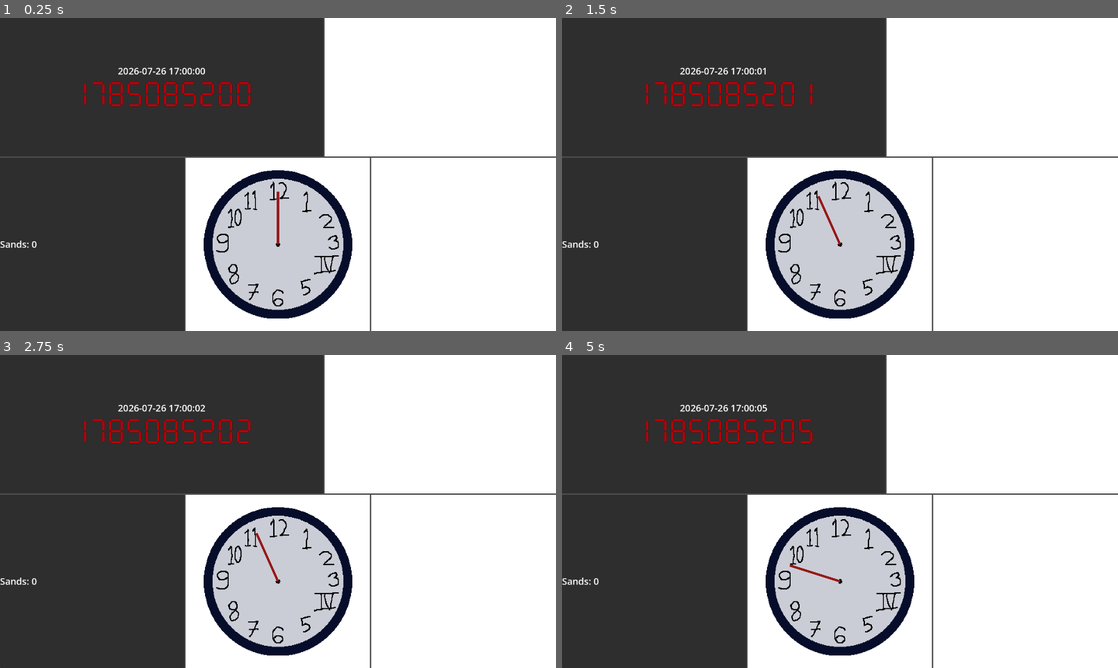
Above: before the commit, frames 1-4 (two rows, left to right).
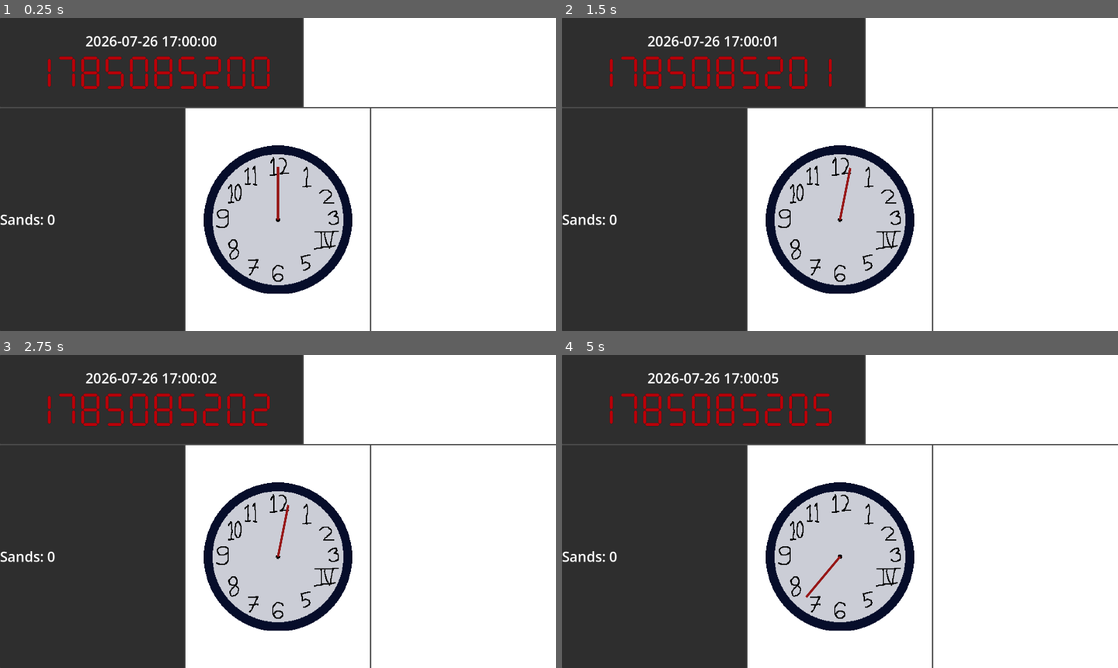
Above: after the commit, the same moments.

Repository: Aarfdark/gmtk-2026
Game: Godot game, scene res://main/main_hud.tscn
The game is run twice, just before and just after one commit, with the same random seed, the same clock (stepped at 60 frames per second) and the same inputs.
Inputs (mouse positions are in pixels of both pictures, inside the frame that each line leads up to):
- Up to frame 1 (0.25 s): no input
- Up to frame 2 (1.5 s): tap Enter at 0.5 s; move the mouse to (840, 243) at 0.52 s; press the mouse at (840, 243) at 0.53 s; move the mouse to (728, 190) at 1.27 s; release the mouse at (728, 190) at 1.28 s; click (728, 190) at 1.35 s
- Up to frame 3 (2.75 s): move the mouse to (333, 442) at 2.02 s; press the mouse at (333, 442) at 2.03 s
- Up to frame 4 (5 s): tap Space at 2.75 s; move the mouse to (812, 574) at 2.77 s; release the mouse at (812, 574) at 2.78 s; click (812, 574) at 2.85 s; move the mouse to (1006, 558) at 3.52 s; press the mouse at (1006, 558) at 3.53 s; tap Enter at 4.25 s; move the mouse to (673, 464) at 4.27 s; release the mouse at (673, 464) at 4.28 s; click (673, 464) at 4.35 s

The runs differ from the first frame. In frame 1, 15% of the frame differs, in the area x 0-100%, y 0-96%; in frame 2, 15%; in frame 3, 15%; in frame 4, 15%.

Commit message:
Shuffle some UI

Diff:
--- a/src/main/main_hud.tscn
+++ b/src/main/main_hud.tscn
@@ -8,7 +8,7 @@
 
 [sub_resource type="LabelSettings" id="LabelSettings_rqo1v"]
 font = ExtResource("4_7shfy")
-font_size = 96
+font_size = 128
 font_color = Color(0.72557825, 0, 0.03410189, 1)
 outline_size = 1
 outline_color = Color(0, 0, 0, 1)
@@ -35,7 +35,7 @@
 [node name="HBoxContainer" type="HBoxContainer" parent="VBoxContainer" unique_id=1237838188]
 layout_mode = 2
 size_flags_vertical = 3
-size_flags_stretch_ratio = 4.0
+size_flags_stretch_ratio = 2.0
 
 [node name="HBoxContainer" type="HBoxContainer" parent="VBoxContainer/HBoxContainer" unique_id=1609313665]
 layout_mode = 2
@@ -45,7 +45,7 @@
 layout_mode = 2
 size_flags_horizontal = 3
 size_flags_vertical = 3
-size_flags_stretch_ratio = 1.4
+size_flags_stretch_ratio = 1.2
 mouse_filter = 2
 
 [node name="VBoxContainer" type="VBoxContainer" parent="VBoxContainer/HBoxContainer/HBoxContainer/TIMECOUNTER" unique_id=1539254180]
@@ -55,6 +55,7 @@
 [node name="TimeLabelISO" type="Label" parent="VBoxContainer/HBoxContainer/HBoxContainer/TIMECOUNTER/VBoxContainer" unique_id=915000530]
 unique_name_in_owner = true
 layout_mode = 2
+text = "2026-07-27 17:00:00"
 horizontal_alignment = 1
 script = ExtResource("1_wdoo0")
 convert_to_iso = true
@@ -62,7 +63,7 @@
 [node name="TimeLabelUnix" type="Label" parent="VBoxContainer/HBoxContainer/HBoxContainer/TIMECOUNTER/VBoxContainer" unique_id=1916945416]
 unique_name_in_owner = true
 layout_mode = 2
-text = "80478273959823"
+text = "1234567890"
 label_settings = SubResource("LabelSettings_rqo1v")
 horizontal_alignment = 1
 script = ExtResource("1_wdoo0")
--- a/src/project.godot
+++ b/src/project.godot
@@ -22,7 +22,6 @@
 window/size/window_width_override=960
 window/size/window_height_override=540
 window/stretch/mode="viewport"
-window/stretch/aspect="expand"
 
 [file_customization]
 
--- a/src/theming/default_theme.tres
+++ b/src/theming/default_theme.tres
@@ -1,4 +1,4 @@
 [gd_resource type="Theme" format=3 uid="uid://dai5a0c8hxqu0"]
 
 [resource]
-default_font_size = 32
+default_font_size = 48
